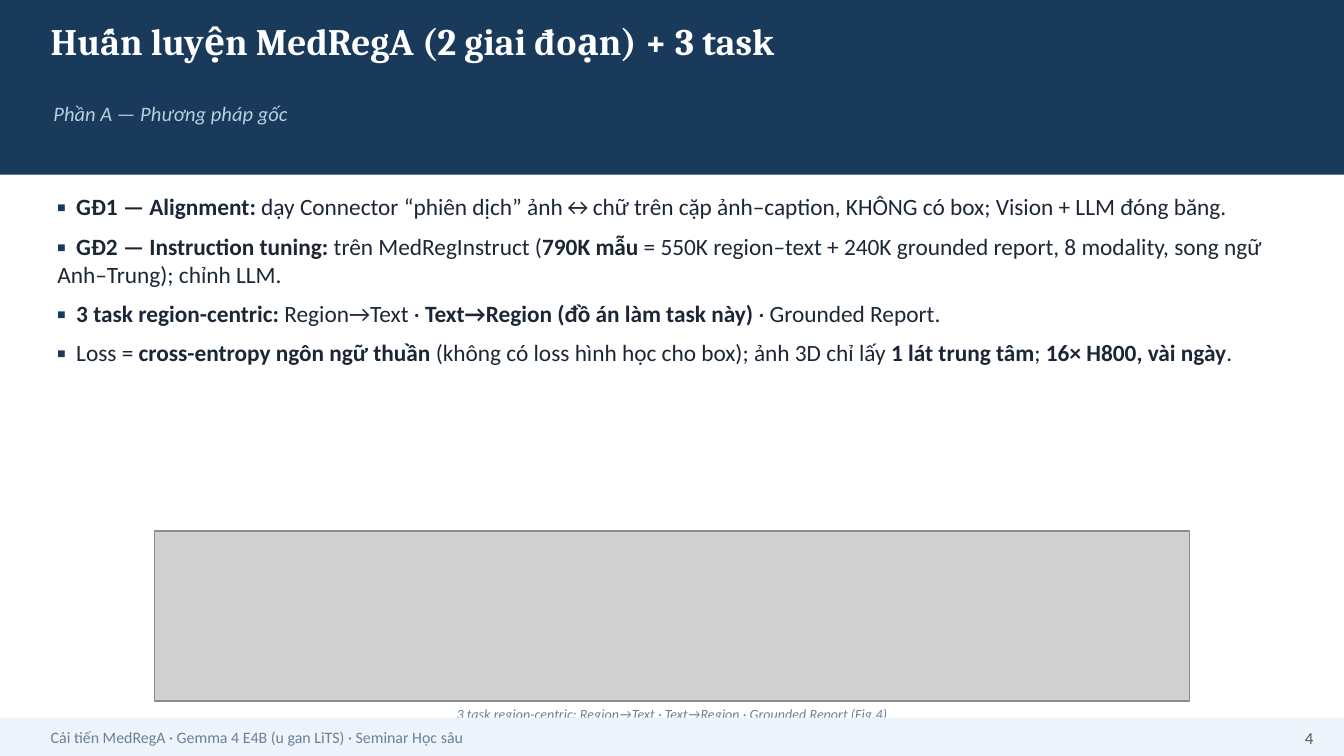
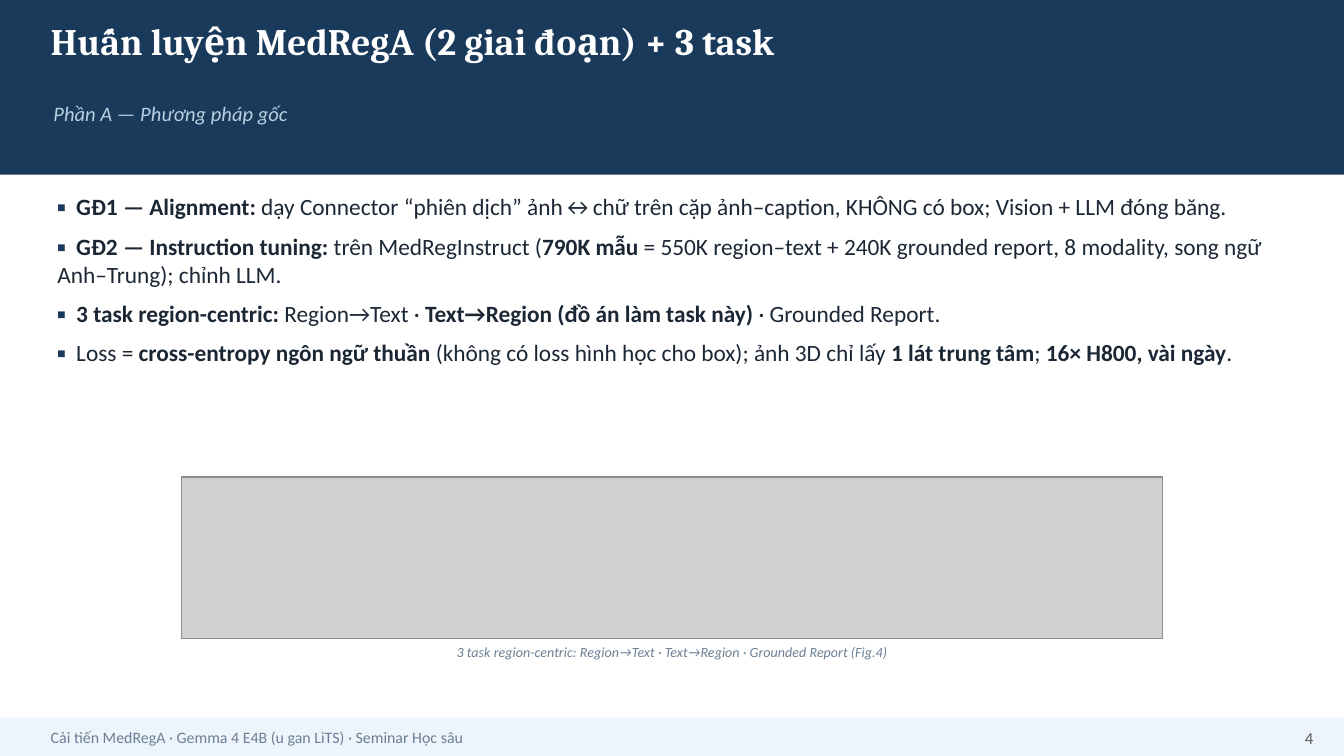
Before and after one commit to HatDuaa/medrega-liver-seminar, a slide deck: slide 4 of seminar/cai_tien/slides_cai_tien_2026-07-05.pptx. Drawn at 1344x756 pixels with LibreOffice and Linux fonts; fonts in the diff are those of the drawing; grey boxes stand for pictures. Boxes give left, top, right and bottom in pixels: in the first picture for what was removed or moved away, otherwise in the second. Text is boxed around its words. In the diff, an @@ line names an element or a change of style, - is before the commit and + after.

```diff
--- a/seminar/cai_tien/slides_cai_tien_2026-07-05.pptx
+++ b/seminar/cai_tien/slides_cai_tien_2026-07-05.pptx
@@ picture: place and size @@
-picture at box(155, 531, 1189, 702)
+picture at box(181, 477, 1163, 638)
@@ text "3 task region-centric: Region→Text · ..." rewrapped from box(457, 709, 887, 718) to box(457, 647, 887, 660) @@
```
Also in this commit, not shown: 4 other slides changed, 4 other files.
